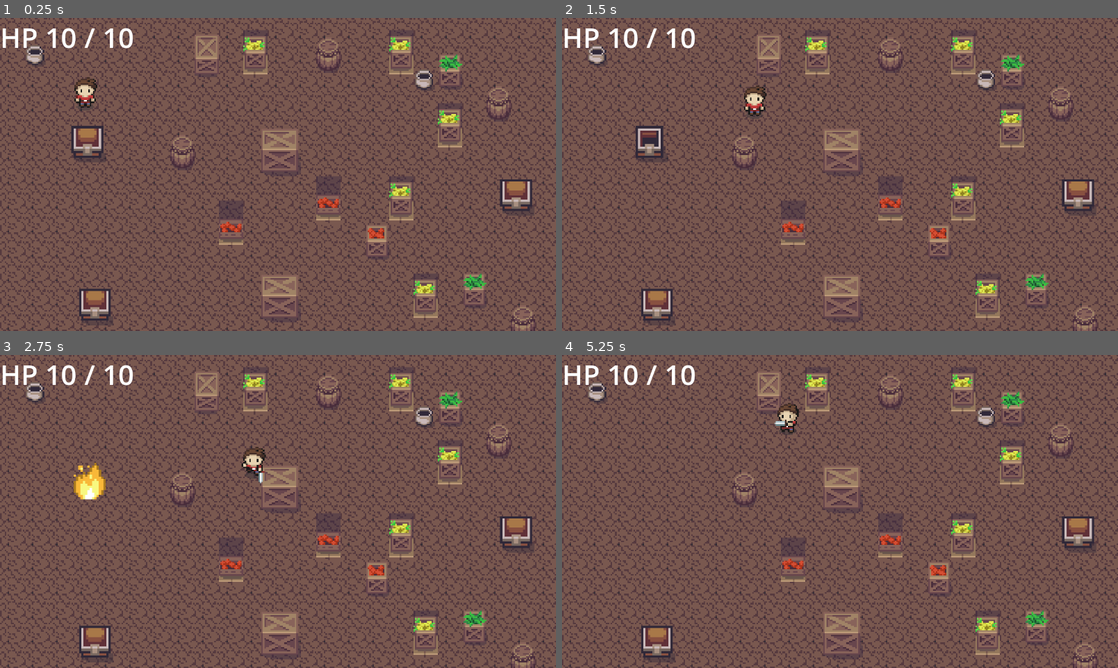
Above: before the commit, frames 1-4 (two rows, left to right).
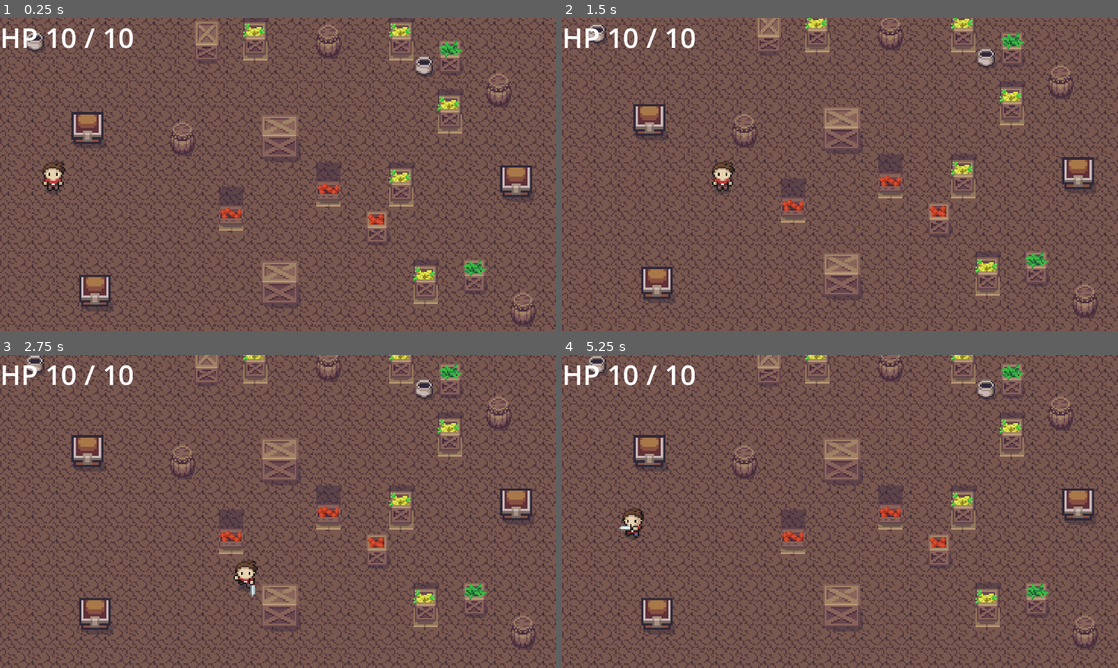
Above: after the commit, the same moments.

Repository: shokorev25/zeldich
Game: Godot game, scene res://cave.tscn
Two runs of this game, one before a commit and one after it. Both use one fixed random seed, a clock stepped at 60 frames per second and the inputs below. This scene is started directly instead of the project's main scene.
Inputs:
- Up to frame 1 (0.25 s): no input
- Up to frame 2 (1.5 s): tap Enter at 0.5 s; hold Right (ui_right) 0.53-1.28 s; tap Space (attack) at 0.6, 1.35 s; hold Down (ui_down) from 1.28 s (still down)
- Up to frame 3 (2.75 s): release Down (ui_down) at 2.03 s; hold Right (ui_right) from 2.03 s (still down); tap Space (attack) at 2.1 s
- Up to frame 4 (5.25 s): release Right (ui_right) at 2.78 s; hold Up (ui_up) 2.78-3.53 s; tap Space (attack) every 0.75 s from 2.85 to 5.1 s; hold Left (ui_left) 3.53-5.03 s; hold Down (ui_down) from 5.03 s (still down)

The runs differ from the first frame. In frame 1, 40% of the frame differs, in the area x 0-100%, y 0-100%; in frame 2, 43%; in frame 3, 45%; in frame 4, 44%.

Commit message:
portal from cave to world

Diff:
--- a/cave.gd
+++ b/cave.gd
@@ -14,3 +14,8 @@
 		return
 
 	hero.setup_camera_limits(tilemap)
+
+
+func _on_portal_home_body_entered(body: Node2D) -> void:
+	if "Player" in body.name:
+		get_tree().change_scene_to_file("res://scenes/resourses/world.tscn")
--- a/cave.tscn
+++ b/cave.tscn
@@ -1511,6 +1511,9 @@
 [sub_resource type="RectangleShape2D" id="RectangleShape2D_78gyg"]
 size = Vector2(384, 2.5)
 
+[sub_resource type="RectangleShape2D" id="RectangleShape2D_djsbv"]
+size = Vector2(26, 30)
+
 [node name="Node2D" type="Node2D"]
 script = ExtResource("1_xtwoi")
 tilemap_path = NodePath("TileMap")
@@ -1541,7 +1544,7 @@
 
 [node name="Player" parent="." instance=ExtResource("2_shk3w")]
 y_sort_enabled = true
-position = Vector2(40, 48)
+position = Vector2(19, 112)
 
 [node name="StaticBody2D" type="StaticBody2D" parent="."]
 position = Vector2(40, 48)
@@ -1589,3 +1592,12 @@
 
 [node name="destroy_obj2" parent="." instance=ExtResource("6_djsbv")]
 position = Vector2(325, 118)
+
+[node name="PortalHome" type="Area2D" parent="."]
+
+[node name="CollisionShape2D" type="CollisionShape2D" parent="PortalHome"]
+z_index = 3
+position = Vector2(-2, 115)
+shape = SubResource("RectangleShape2D_djsbv")
+
+[connection signal="body_entered" from="PortalHome" to="." method="_on_portal_home_body_entered"]
Not shown: 1 places in cave.tscn that only renumber resources
